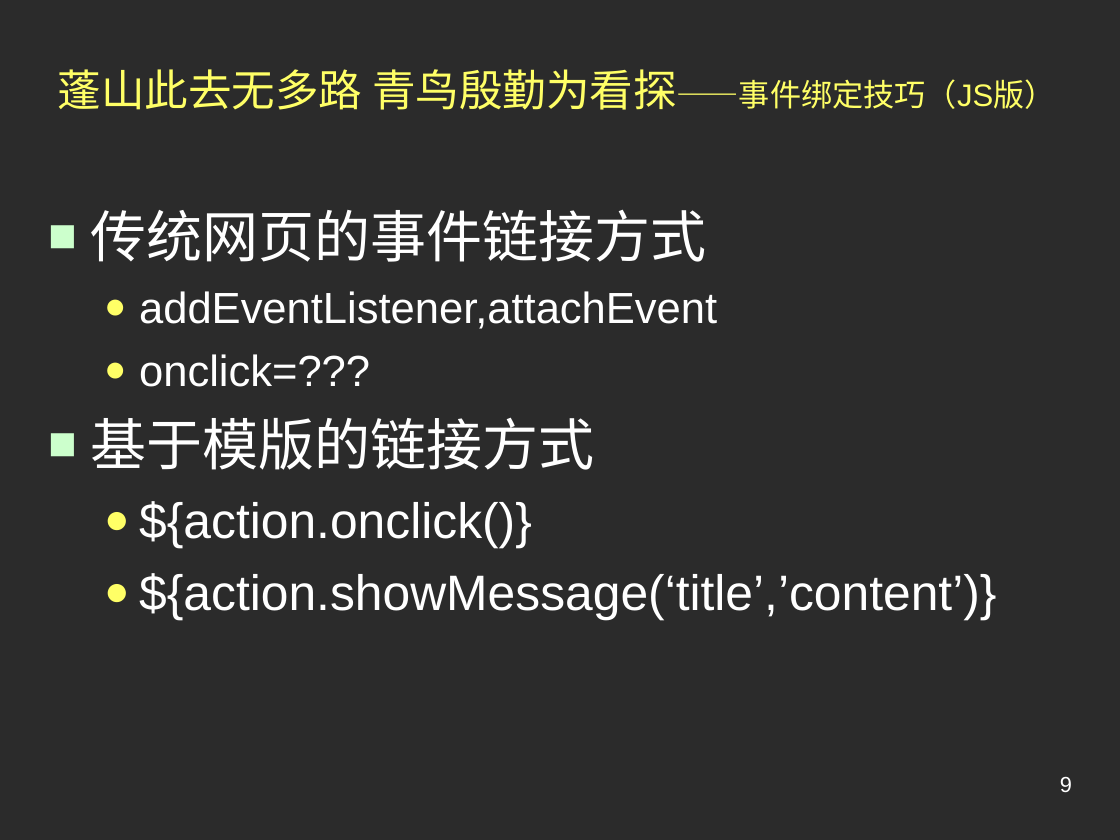
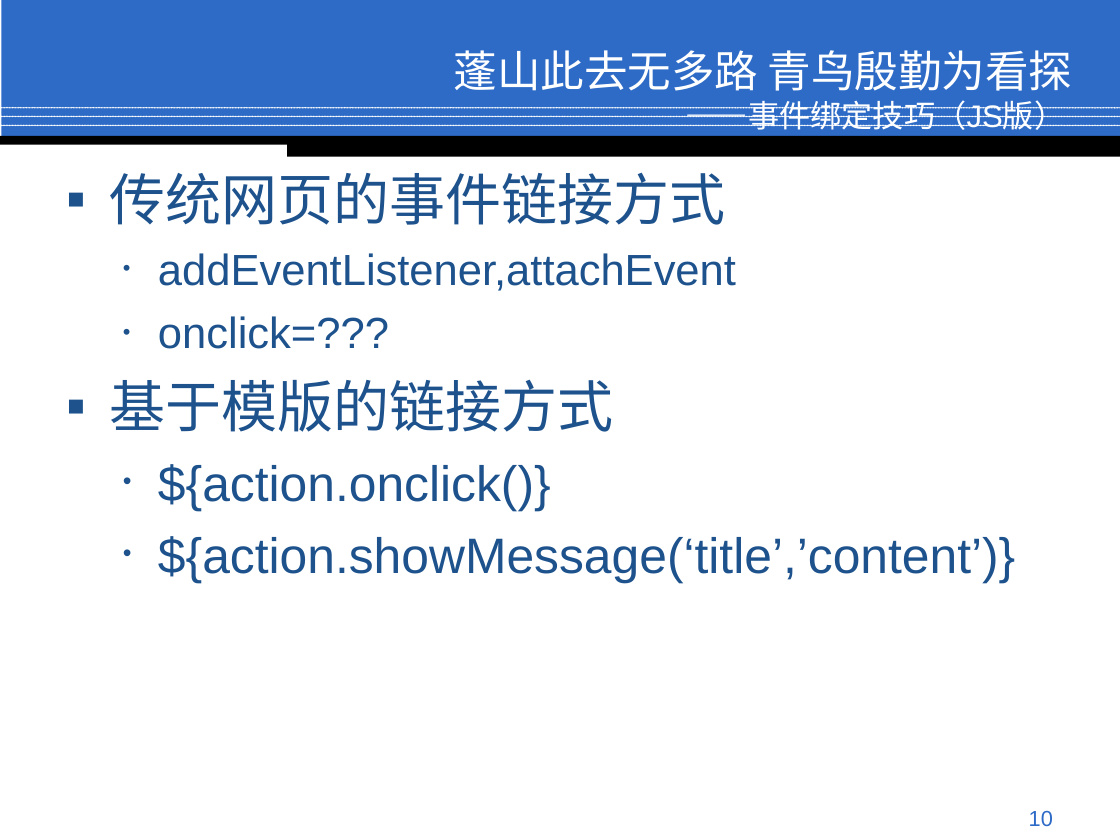
Before and after one commit to jindw/lite, a slide deck: slide 10 of trunk/Lite/web/doc/Preview.ppt (slide 9 before the commit). Drawn at 1120x840 pixels with LibreOffice and Linux fonts; fonts in the diff are those of the drawing; background and template pictures are left out; a plain dark background stands for a picture behind light text. Boxes give left, top, right and bottom in pixels: in the first picture for what was removed or moved away, otherwise in the second. Text is boxed around its words. In the diff, an @@ line names an element or a change of style, - is before the commit and + after.

```diff
--- a/trunk/Lite/web/doc/Preview.ppt
+++ b/trunk/Lite/web/doc/Preview.ppt
@@ rectangle added at <box>1,0,1120,138</box>, fill #2D6BC7 @@
@@ title at <box>454,50,1073,130</box>: text changed; text colour #FFFF66 to #FFFFFF @@
-蓬山此去无多路 青鸟殷勤为看探——事件绑定技巧（JS版）
+蓬山此去无多路 青鸟殷勤为看探
+——事件绑定技巧（JS版）
@@ line added from (0, 108) to (1120, 108), #FFFFFF 0.99 pt @@
@@ line added from (0, 116) to (1120, 116), #FFFFFF 0.99 pt @@
@@ line added from (0, 125) to (1120, 125), #FFFFFF 0.99 pt @@
@@ rectangle added at <box>0,136,1120,144</box>, fill #000000 @@
@@ rectangle added at <box>287,139,1120,157</box>, fill #000000 @@
@@ text "传统网页的事件链接方式": place and size @@
-text "传统网页的事件链接方式" at <box>90,209,996,621</box>
+text "传统网页的事件链接方式" at <box>109,172,1015,583</box>
@@ text "传统网页的事件链接方式" at <box>109,172,1015,583</box>: text colour #FFFFFF to #1D528D; bullet ■ to ▪; bullet colour #CCFFCC to #1D528D; bullet ● to •; bullet colour #FFFF66 to #1D528D @@
@@ page number removed at <box>1060,777,1072,792</box> @@
-9
@@ page number added at <box>1029,811,1053,826</box>, 14 pt, text #2D6BC7 @@
+10
```
Also in this commit, not shown: 10 other slides changed, 2 slides added, 1 slide removed.
